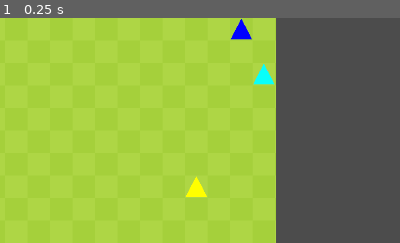
Above: before the commit, frame 1.
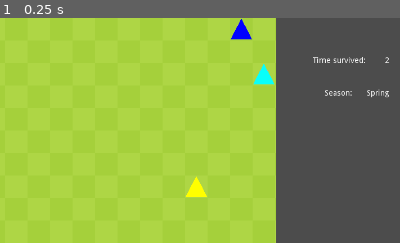
Above: after the commit, the same moment.

Repository: JennyTieu/SlimeArmy
Game: Godot game, scene res://Main.tscn
The game is run twice, just before and just after one commit, with the same random seed, the same clock (stepped at 60 frames per second) and the same inputs.
Inputs:
- Up to frame 1 (0.25 s): no input
The pictures show only the part of the screen within x 50-100%, y 0-50%; the shares and areas given below are measured in that part.

The runs differ from the first frame. In frame 1, 0.4% of the frame differs, in the area x 78-98%, y 17-36%.
Error before the commit: Attempt to call function 'update_time' in base 'null instance' on a null instance. (res://Main.gd:132)

Commit message:
Update Main.tscn

Diff:
--- a/SlimeArmy/Main.tscn
+++ b/SlimeArmy/Main.tscn
@@ -9,6 +9,7 @@
 [ext_resource path="res://Graphics/green-mint.png" type="Texture" id=7]
 [ext_resource path="res://Graphics/blue-berry.png" type="Texture" id=8]
 [ext_resource path="res://Graphics/purple-flower.png" type="Texture" id=9]
+[ext_resource path="res://HUD.gd" type="Script" id=10]
 
 [sub_resource type="TileSet" id=1]
 2/name = "triangle.png 2"
@@ -204,4 +205,89 @@
 wait_time = 0.2
 autostart = true
 
+[node name="HUD" type="CanvasLayer" parent="."]
+script = ExtResource( 10 )
+
+[node name="TimeBox" type="MarginContainer" parent="HUD"]
+anchor_left = 0.848
+anchor_right = 1.008
+anchor_bottom = 0.545
+margin_left = 19.144
+margin_top = 39.0
+margin_right = -30.376
+margin_bottom = -323.0
+__meta__ = {
+"_edit_use_anchors_": false
+}
+
+[node name="HBoxContainer" type="HBoxContainer" parent="HUD/TimeBox"]
+margin_right = 178.0
+margin_bottom = 74.0
+alignment = 2
+
+[node name="Label" type="Label" parent="HUD/TimeBox/HBoxContainer"]
+margin_left = 166.0
+margin_top = 30.0
+margin_right = 166.0
+margin_bottom = 44.0
+
+[node name="Time" type="Label" parent="HUD/TimeBox/HBoxContainer"]
+margin_left = 170.0
+margin_top = 30.0
+margin_right = 178.0
+margin_bottom = 44.0
+text = "1"
+
+[node name="Message" type="Label" parent="HUD/TimeBox"]
+margin_top = 30.0
+margin_right = 178.0
+margin_bottom = 44.0
+grow_horizontal = 2
+grow_vertical = 2
+text = "Time survived:"
+align = 1
+valign = 1
+clip_text = true
+
+[node name="SeasonBox" type="MarginContainer" parent="HUD"]
+anchor_left = 0.848
+anchor_right = 1.008
+anchor_bottom = 0.545
+margin_left = 18.144
+margin_top = 101.0
+margin_right = -31.376
+margin_bottom = -269.0
+__meta__ = {
+"_edit_use_anchors_": false
+}
+
+[node name="HBoxContainer" type="HBoxContainer" parent="HUD/SeasonBox"]
+margin_right = 178.0
+margin_bottom = 66.0
+alignment = 2
+
+[node name="Label" type="Label" parent="HUD/SeasonBox/HBoxContainer"]
+margin_left = 135.0
+margin_top = 26.0
+margin_right = 135.0
+margin_bottom = 40.0
+
+[node name="Season" type="Label" parent="HUD/SeasonBox/HBoxContainer"]
+margin_left = 139.0
+margin_top = 26.0
+margin_right = 178.0
+margin_bottom = 40.0
+text = "Spring"
+
+[node name="Message" type="Label" parent="HUD/SeasonBox"]
+margin_top = 26.0
+margin_right = 178.0
+margin_bottom = 40.0
+grow_horizontal = 2
+grow_vertical = 2
+text = "Season:"
+align = 1
+valign = 1
+clip_text = true
+
 [connection signal="timeout" from="SlimeTick" to="." method="_on_SlimeTick_timeout"]
Not shown: 1 places in SlimeArmy/Main.tscn that only renumber resources
